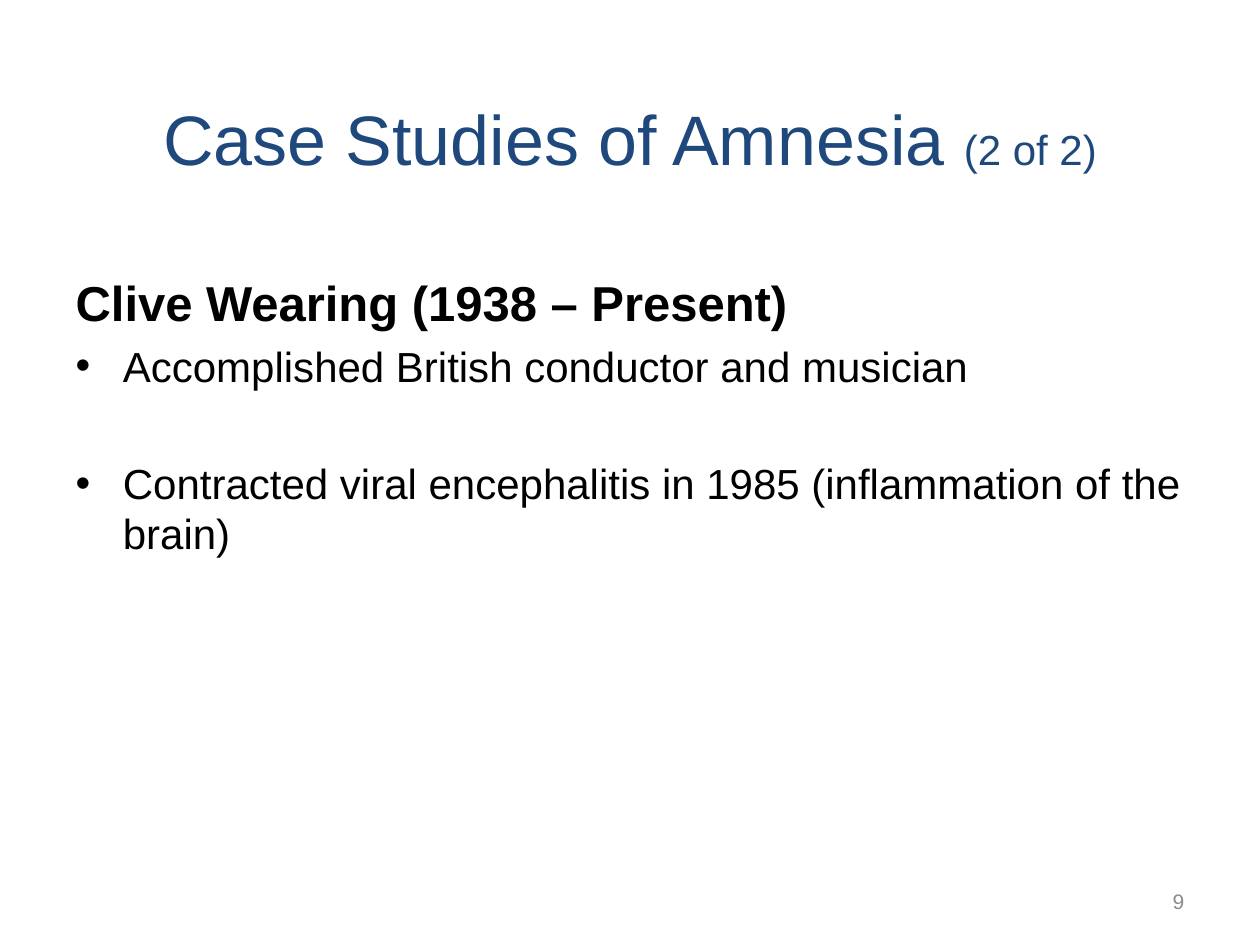
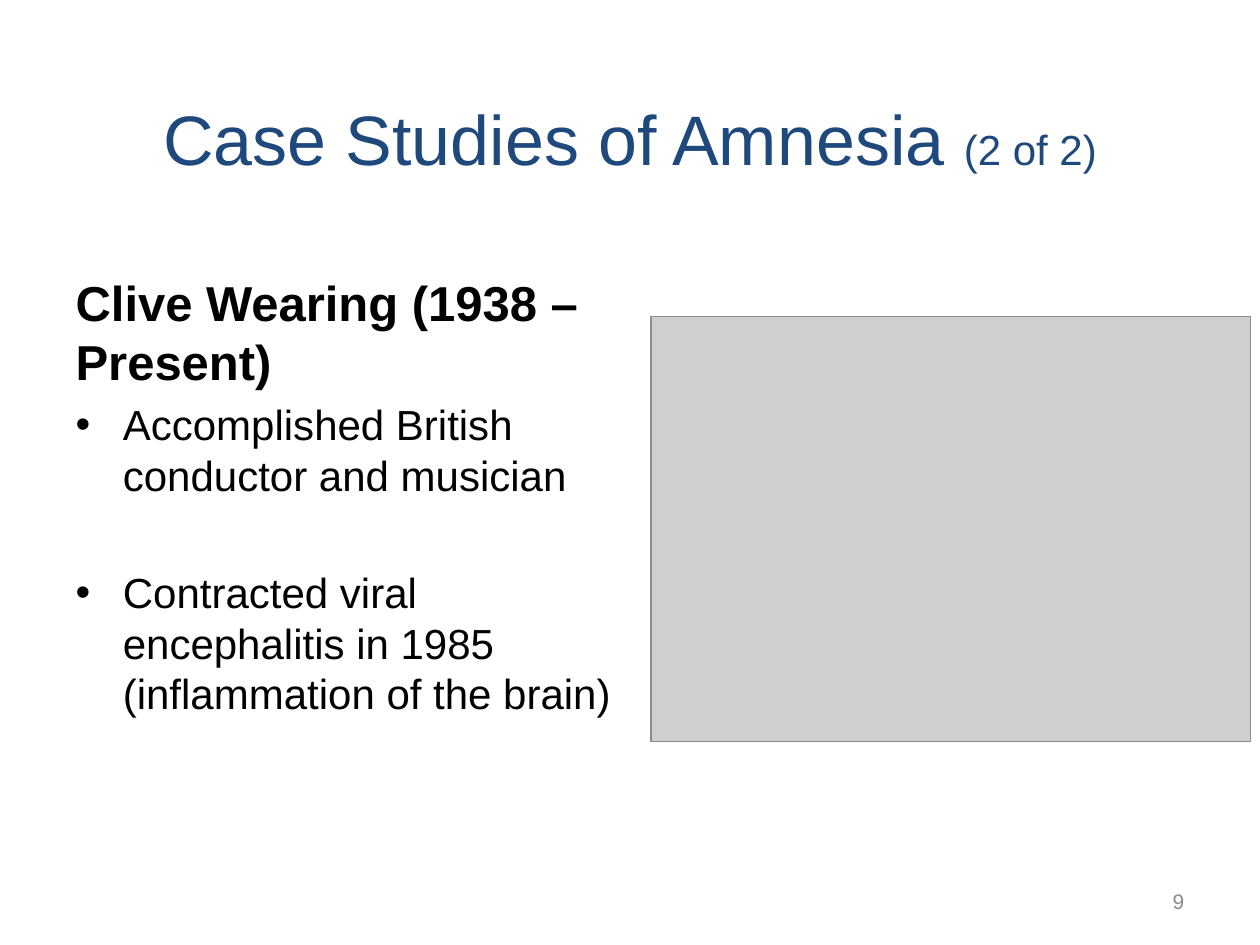
Before and after one commit to npm27/Teaching-Materials, a slide deck: slide 9 of Memory/Slides/Chapter 10.PPTX. Drawn at 1260x945 pixels with LibreOffice and Linux fonts; fonts in the diff are those of the drawing; grey boxes stand for pictures. Boxes give left, top, right and bottom in pixels: in the first picture for what was removed or moved away, otherwise in the second. Text is boxed around its words. In the diff, an @@ line names an element or a change of style, - is before the commit and + after.

```diff
--- a/Memory/Slides/Chapter 10.PPTX
+++ b/Memory/Slides/Chapter 10.PPTX
@@ text "Clive Wearing (1938 – Present)" rewrapped from [76,285,1180,558] to [76,285,610,718] @@
@@ picture added at [651,316,1251,741] @@
```
Also in this commit, not shown: 3 other slides changed, 1 slide added.
